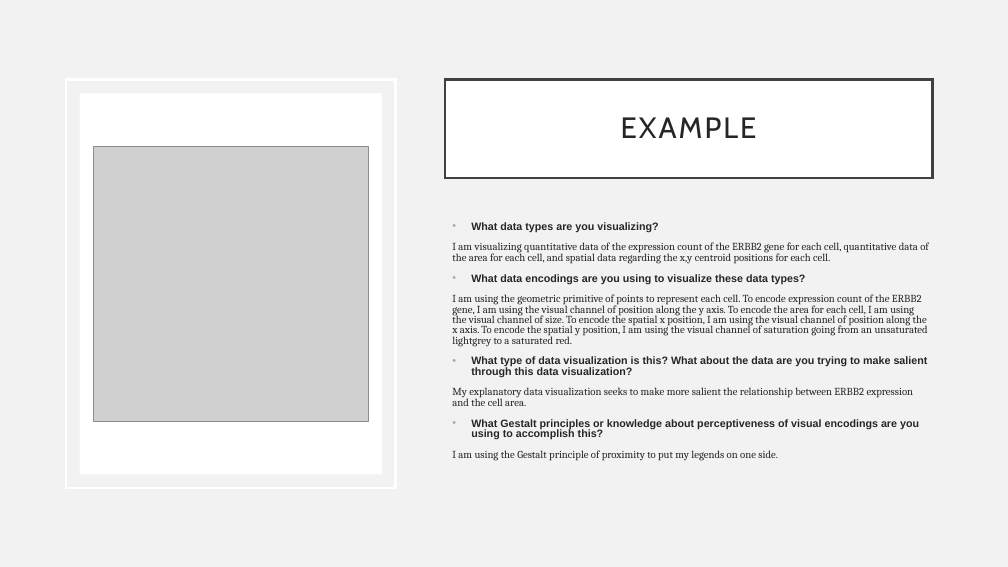
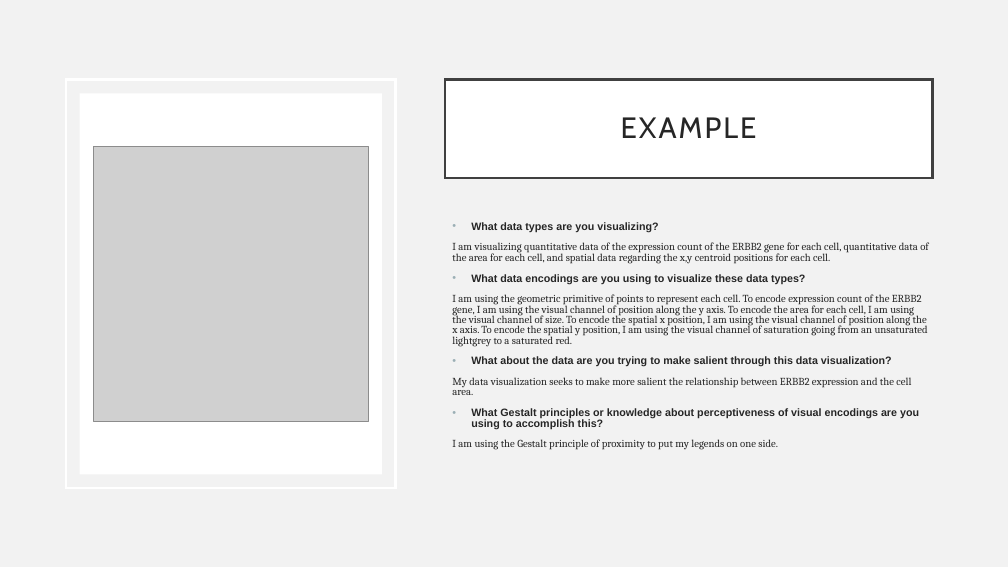
Before and after one commit to JEFworks-Lab/genomic-data-visualization-2023, a slide deck: slide 3 of resources/hw/genomic-data-visualization-HW_1.pptx. Drawn at 1008x567 pixels with LibreOffice and Linux fonts; fonts in the diff are those of the drawing; grey boxes stand for pictures. Boxes give left, top, right and bottom in pixels: in the first picture for what was removed or moved away, otherwise in the second. Text is boxed around its words. In the diff, an @@ line names an element or a change of style, - is before the commit and + after.

```diff
--- a/resources/hw/genomic-data-visualization-HW_1.pptx
+++ b/resources/hw/genomic-data-visualization-HW_1.pptx
@@ text at bbox=[452, 356, 911, 395]: text changed; font Arial to Cambria; bold off @@
-• What type of data visualization is this? What about the data are you trying to make salient through this data visualization?
-My explanatory data visualization seeks to make more salient the relationship between ERBB2 expression and the cell area.
+• What about the data are you trying to make salient through this data visualization?
+My data visualization seeks to make more salient the relationship between ERBB2 expression and the cell area.
```
Also in this commit, not shown: 1 other slide changed, 3 other files.
